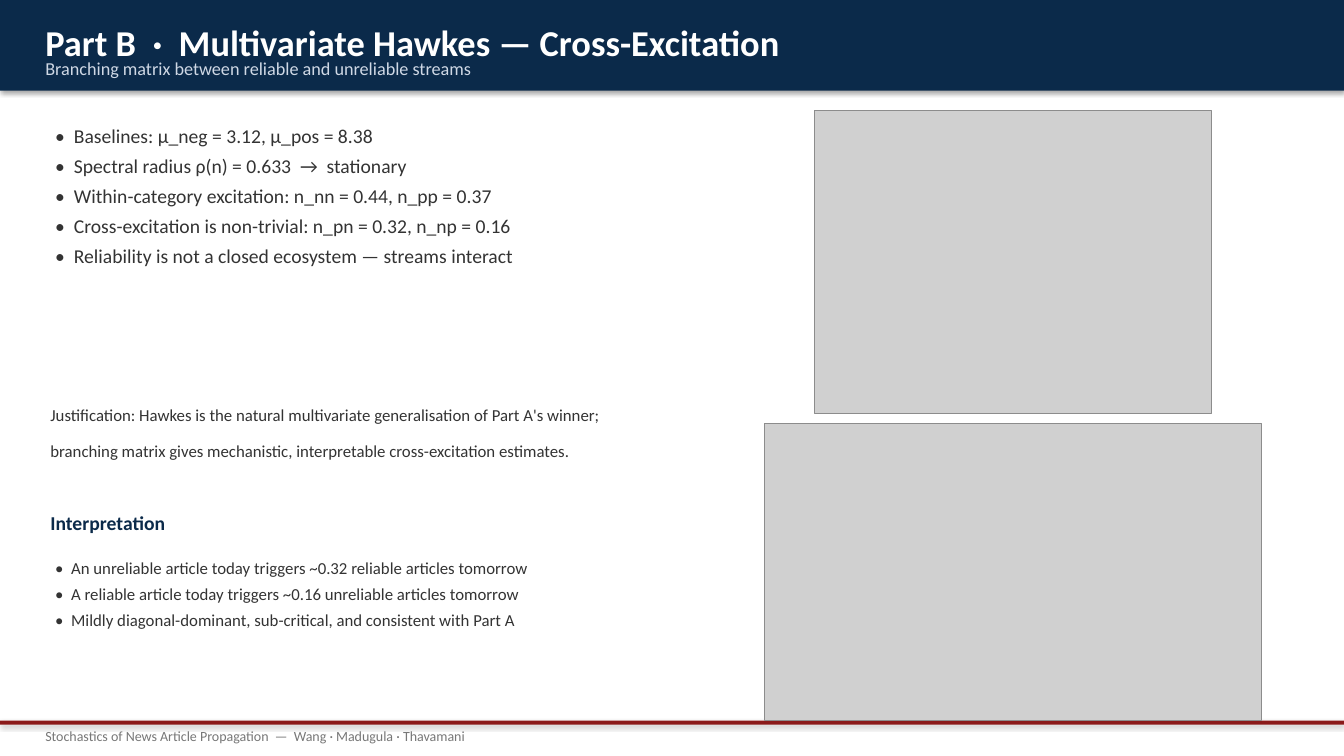
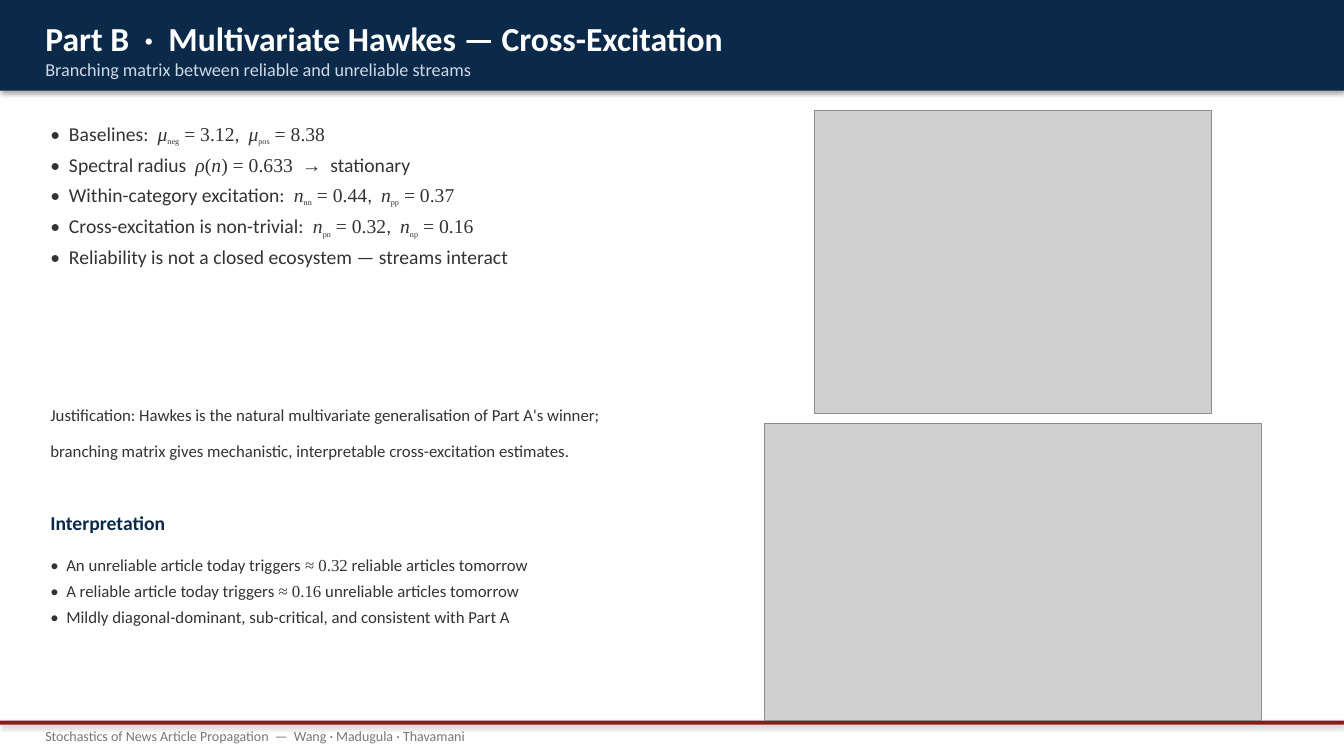
Before and after one commit to whrui720/StochasticNewsSim, a slide deck: slide 7 of StochasticNewsSim_presentation.pptx (slide 6 before the commit). Drawn at 1344x756 pixels with LibreOffice and Linux fonts; fonts in the diff are those of the drawing; grey boxes stand for pictures. Boxes give left, top, right and bottom in pixels: in the first picture for what was removed or moved away, otherwise in the second. Text is boxed around its words. In the diff, an @@ line names an element or a change of style, - is before the commit and + after.

Commit message:
attempt at fixing formatting; more theory added to slides and script

```diff
--- a/StochasticNewsSim_presentation.pptx
+++ b/StochasticNewsSim_presentation.pptx
@@ text "Part B · Multivariate Hawkes ..." at bbox=[45, 27, 723, 52]: size 26 to 24 pt @@
@@ text at bbox=[69, 127, 325, 144]: text changed; font Calibri to Times New Roman @@
-• Baselines: μ_neg = 3.12, μ_pos = 8.38
+• Baselines: μneg = 3.12, μpos = 8.38
@@ text at bbox=[69, 158, 410, 176]: font Calibri to Times New Roman in "ρ(n) = 0.633 →"; italic on in "ρ(n)" @@
@@ text at bbox=[69, 188, 473, 235]: text changed @@
-• Within-category excitation: n_nn = 0.44, n_pp = 0.37
-• Cross-excitation is non-trivial: n_pn = 0.32, n_np = 0.16
+• Within-category excitation: nnn = 0.44, npp = 0.37
+• Cross-excitation is non-trivial: npn = 0.32, nnp = 0.16
@@ text at bbox=[66, 559, 528, 600]: text changed @@
-• An unreliable article today triggers ~0.32 reliable articles tomorrow
-• A reliable article today triggers ~0.16 unreliable articles tomorrow
+• An unreliable article today triggers ≈ 0.32 reliable articles tomorrow
+• A reliable article today triggers ≈ 0.16 unreliable articles tomorrow
```
Also in this commit, not shown: 7 other slides changed, 2 slides added, 1 slide removed, 2 other files.
